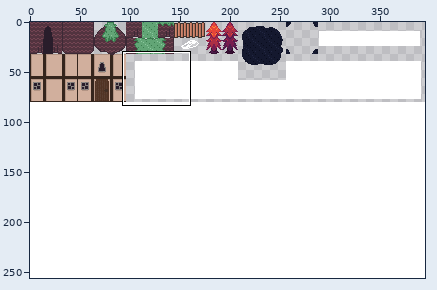
Two states of a sprite sheet, Assets/Graphics/Tilesets/misc.png. The first picture is a wide view before the edit; the outline marks the close-up.
Close-up. Old version:
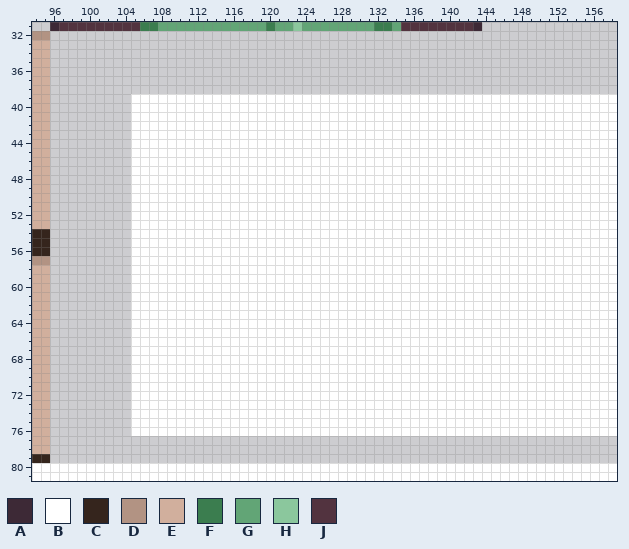
The file is 395x256 pixels. Colours within 5 levels of each other are drawn and written as one. Shown: x 94..158, y 31..81.
Palette (. is transparent): A #3d2936  B #ffffff  C #35251d  D #b29383  E #d1af9d  F #3b7d4f  G #62a576  H #8bc79d  J #52333f
Pixels before (only the part around the change), first column x 94:
31 ..AJJJJJJJJJFFGGGGGGGGGGGGFGGHGGGGGGGGFFGJJJJJJJJA.............
32 DD.............................................................
33 EE.............................................................
34 EE.............................................................
35 EE.............................................................
36 EE.............................................................
37 EE.............................................................
38 EE.............................................................
39 EE.........BBBBBBBBBBBBBBBBBBBBBBBBBBBBBBBBBBBBBBBBBBBBBBBBBBBB
40 EE.........BBBBBBBBBBBBBBBBBBBBBBBBBBBBBBBBBBBBBBBBBBBBBBBBBBBB
41 EE.........BBBBBBBBBBBBBBBBBBBBBBBBBBBBBBBBBBBBBBBBBBBBBBBBBBBB
42 EE.........BBBBBBBBBBBBBBBBBBBBBBBBBBBBBBBBBBBBBBBBBBBBBBBBBBBB
43 EE.........BBBBBBBBBBBBBBBBBBBBBBBBBBBBBBBBBBBBBBBBBBBBBBBBBBBB
44 EE.........BBBBBBBBBBBBBBBBBBBBBBBBBBBBBBBBBBBBBBBBBBBBBBBBBBBB
45 EE.........BBBBBBBBBBBBBBBBBBBBBBBBBBBBBBBBBBBBBBBBBBBBBBBBBBBB
46 EE.........BBBBBBBBBBBBBBBBBBBBBBBBBBBBBBBBBBBBBBBBBBBBBBBBBBBB
47 EE.........BBBBBBBBBBBBBBBBBBBBBBBBBBBBBBBBBBBBBBBBBBBBBBBBBBBB
48 EE.........BBBBBBBBBBBBBBBBBBBBBBBBBBBBBBBBBBBBBBBBBBBBBBBBBBBB
49 EE.........BBBBBBBBBBBBBBBBBBBBBBBBBBBBBBBBBBBBBBBBBBBBBBBBBBBB
50 EE.........BBBBBBBBBBBBBBBBBBBBBBBBBBBBBBBBBBBBBBBBBBBBBBBBBBBB
51 EE.........BBBBBBBBBBBBBBBBBBBBBBBBBBBBBBBBBBBBBBBBBBBBBBBBBBBB
52 EE.........BBBBBBBBBBBBBBBBBBBBBBBBBBBBBBBBBBBBBBBBBBBBBBBBBBBB
53 EE.........BBBBBBBBBBBBBBBBBBBBBBBBBBBBBBBBBBBBBBBBBBBBBBBBBBBB
54 CC.........BBBBBBBBBBBBBBBBBBBBBBBBBBBBBBBBBBBBBBBBBBBBBBBBBBBB
55 CC.........BBBBBBBBBBBBBBBBBBBBBBBBBBBBBBBBBBBBBBBBBBBBBBBBBBBB
56 CC.........BBBBBBBBBBBBBBBBBBBBBBBBBBBBBBBBBBBBBBBBBBBBBBBBBBBB
57 DD.........BBBBBBBBBBBBBBBBBBBBBBBBBBBBBBBBBBBBBBBBBBBBBBBBBBBB
58 EE.........BBBBBBBBBBBBBBBBBBBBBBBBBBBBBBBBBBBBBBBBBBBBBBBBBBBB
59 EE.........BBBBBBBBBBBBBBBBBBBBBBBBBBBBBBBBBBBBBBBBBBBBBBBBBBBB
60 EE.........BBBBBBBBBBBBBBBBBBBBBBBBBBBBBBBBBBBBBBBBBBBBBBBBBBBB
61 EE.........BBBBBBBBBBBBBBBBBBBBBBBBBBBBBBBBBBBBBBBBBBBBBBBBBBBB
62 EE.........BBBBBBBBBBBBBBBBBBBBBBBBBBBBBBBBBBBBBBBBBBBBBBBBBBBB
63 EE.........BBBBBBBBBBBBBBBBBBBBBBBBBBBBBBBBBBBBBBBBBBBBBBBBBBBB
64 EE.........BBBBBBBBBBBBBBBBBBBBBBBBBBBBBBBBBBBBBBBBBBBBBBBBBBBB
65 EE.........BBBBBBBBBBBBBBBBBBBBBBBBBBBBBBBBBBBBBBBBBBBBBBBBBBBB
66 EE.........BBBBBBBBBBBBBBBBBBBBBBBBBBBBBBBBBBBBBBBBBBBBBBBBBBBB
67 EE.........BBBBBBBBBBBBBBBBBBBBBBBBBBBBBBBBBBBBBBBBBBBBBBBBBBBB
68 EE.........BBBBBBBBBBBBBBBBBBBBBBBBBBBBBBBBBBBBBBBBBBBBBBBBBBBB
69 EE.........BBBBBBBBBBBBBBBBBBBBBBBBBBBBBBBBBBBBBBBBBBBBBBBBBBBB
70 EE.........BBBBBBBBBBBBBBBBBBBBBBBBBBBBBBBBBBBBBBBBBBBBBBBBBBBB
71 EE.........BBBBBBBBBBBBBBBBBBBBBBBBBBBBBBBBBBBBBBBBBBBBBBBBBBBB
72 EE.........BBBBBBBBBBBBBBBBBBBBBBBBBBBBBBBBBBBBBBBBBBBBBBBBBBBB
73 EE.........BBBBBBBBBBBBBBBBBBBBBBBBBBBBBBBBBBBBBBBBBBBBBBBBBBBB
74 EE.........BBBBBBBBBBBBBBBBBBBBBBBBBBBBBBBBBBBBBBBBBBBBBBBBBBBB
75 EE.........BBBBBBBBBBBBBBBBBBBBBBBBBBBBBBBBBBBBBBBBBBBBBBBBBBBB
76 EE.........BBBBBBBBBBBBBBBBBBBBBBBBBBBBBBBBBBBBBBBBBBBBBBBBBBBB
77 EE.............................................................
78 EE.............................................................
79 CC.............................................................
80 BBBBBBBBBBBBBBBBBBBBBBBBBBBBBBBBBBBBBBBBBBBBBBBBBBBBBBBBBBBBBBB
New version:
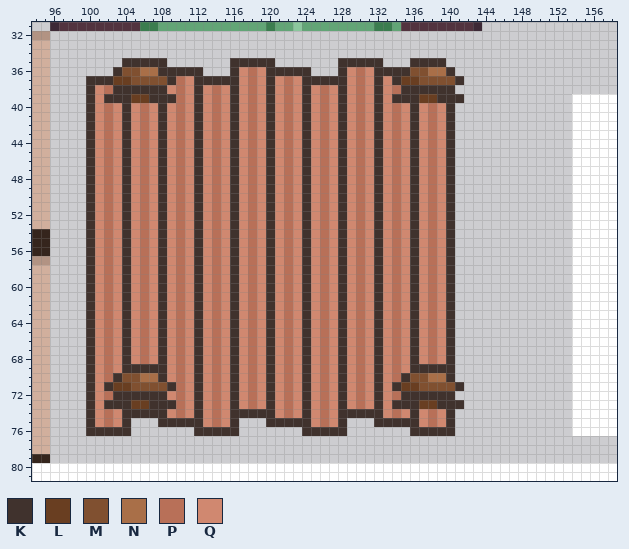
Colours new in this view: K #40322d  L #693e21  M #805030  N #a96f48  P #b87058  Q #d08870
Diff:
y 35: x 104..108 ..... -> KKKKK; x 116..120 ..... -> KKKKK; x 128..132 ..... -> KKKKK; x 136..139 .... -> KKKK
y 36: x 103..112 .......... -> KMMNNKKKKK; x 116..124 ......... -> KQPQKKKKK; x 128..140 ............. -> KQPQKKKKMMNNK
y 37: x 100..141 .......................................... -> KKKLLMMMMKPQKKKKKQPQKQPQKKKKKQPQKQKLLMMMMK
y 38: x 100..140 ......................................... -> KQPKKKKKKQPQKQPQKQPQKQPQKQPQKQPQKQPKKKKKK
y 39: x 100..153 .....BBBBBBBBBBBBBBBBBBBBBBBBBBBBBBBBBBBBBBBBBBBBBBBBB -> KQKKKLLKKKPQKQPQKQPQKQPQKQPQKQPQKQKKKLLKKK............
y 40..68: x 100..153 .....BBBBBBBBBBBBBBBBBBBBBBBBBBBBBBBBBBBBBBBBBBBBBBBBB -> KQPQKQPQKQPQKQPQKQPQKQPQKQPQKQPQKQPQKQPQK.............
y 69: x 100..153 .....BBBBBBBBBBBBBBBBBBBBBBBBBBBBBBBBBBBBBBBBBBBBBBBBB -> KQPQKKKKKQPQKQPQKQPQKQPQKQPQKQPQKQPQKKKKK.............
y 70: x 100..153 .....BBBBBBBBBBBBBBBBBBBBBBBBBBBBBBBBBBBBBBBBBBBBBBBBB -> KQPKMMNNKQPQKQPQKQPQKQPQKQPQKQPQKQPKMMNNK.............
y 71: x 100..153 .....BBBBBBBBBBBBBBBBBBBBBBBBBBBBBBBBBBBBBBBBBBBBBBBBB -> KQKLLMMMMKPQKQPQKQPQKQPQKQPQKQPQKQKLLMMMMK............
y 72: x 100..153 .....BBBBBBBBBBBBBBBBBBBBBBBBBBBBBBBBBBBBBBBBBBBBBBBBB -> KQPKKKKKKQPQKQPQKQPQKQPQKQPQKQPQKQPKKKKKK.............
y 73: x 100..153 .....BBBBBBBBBBBBBBBBBBBBBBBBBBBBBBBBBBBBBBBBBBBBBBBBB -> KQKKKLLKKKPQKQPQKQPQKQPQKQPQKQPQKQKKKLLKKK............
y 74: x 100..153 .....BBBBBBBBBBBBBBBBBBBBBBBBBBBBBBBBBBBBBBBBBBBBBBBBB -> KQPQKKKKKQPQKQPQKKKKKQPQKQPQKKKKKQPQKQPQK.............
y 75: x 100..153 .....BBBBBBBBBBBBBBBBBBBBBBBBBBBBBBBBBBBBBBBBBBBBBBBBB -> KQPQK...KKKKKQPQK...KKKKKQPQK...KKKKKQPQK.............
y 76: x 100..153 .....BBBBBBBBBBBBBBBBBBBBBBBBBBBBBBBBBBBBBBBBBBBBBBBBB -> KKKKK.......KKKKK.......KKKKK.......KKKKK.............
Where, in picture pixels (left, top, right, bottom), the same in both close-ups:
changed: (86, 58, 572, 436)
